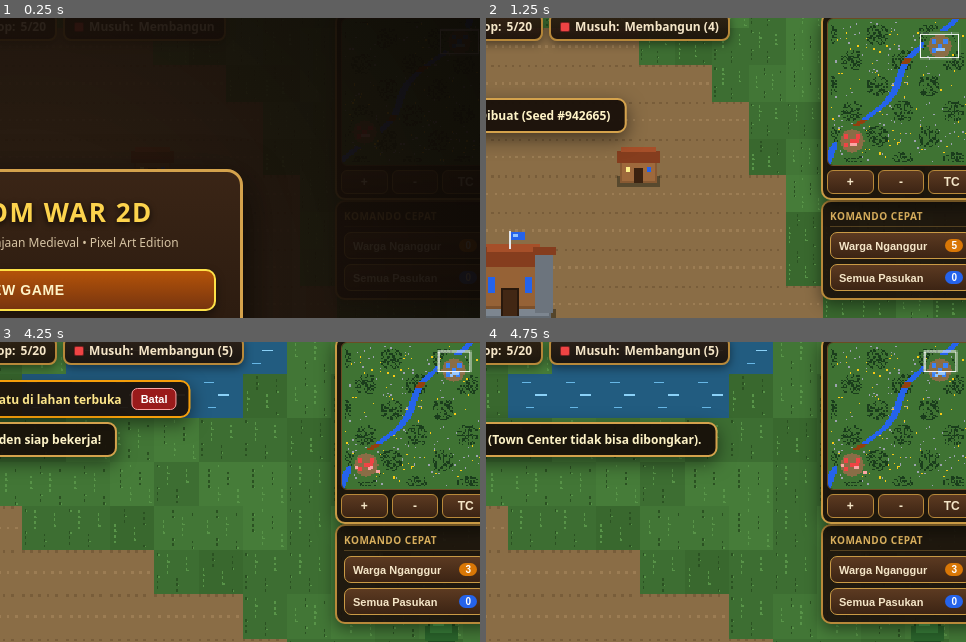
Above: before the commit, frames 1-4 (two rows, left to right).
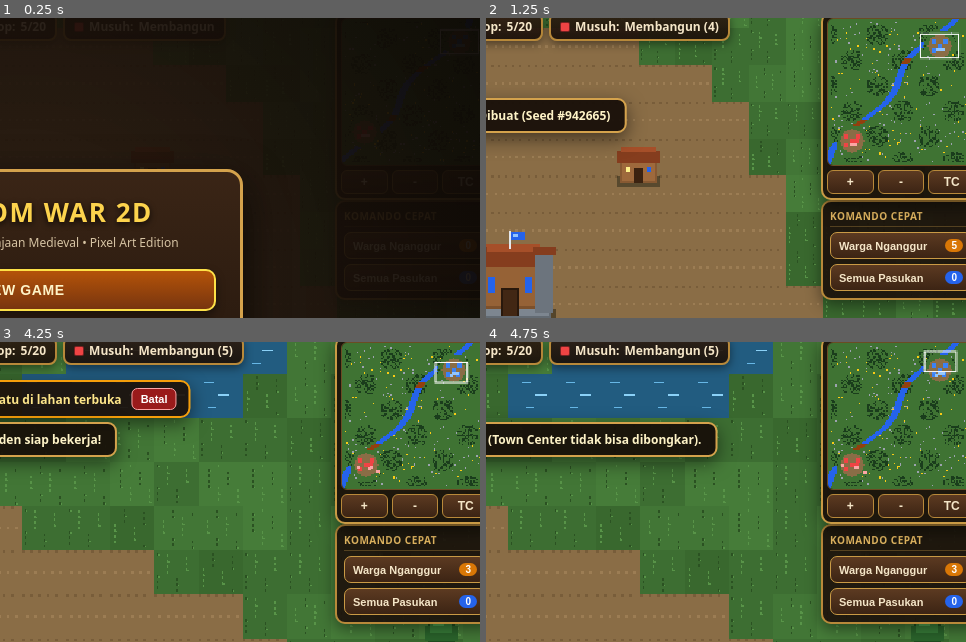
Above: after the commit, the same moments.

Repository: vexelkang-cell/gamepai
Game: browser game, page games/kingdom-war-2d/index.html
Same seed, same stepped clock (60 frames per second), same inputs: the game is played once before the commit and once after it.
Inputs (mouse positions are % of the whole screen's width and height, from its top left):
- Up to frame 1 (0.25 s): no input
- Up to frame 2 (1.25 s): click "NEW GAME" at 0.27 s; click (50, 60) at 1.07 s
- Up to frame 3 (4.25 s): click "+ Persawahan 60W" at 1.27 s; click (30, 40) at 1.67 s; click "+" at 1.87 s; press the mouse at (70, 35) at 2.27 s; release the mouse at (50, 30) at 2.4 s; click "TC" at 2.47 s; click (65, 70) at 2.87 s; click "Warga Nganggur 4" at 3.07 s; click (25, 75) at 3.47 s; click "+ Tembok Batu 25S" at 3.67 s; press the mouse at (50, 30) at 4.07 s; release the mouse at (40, 85) at 4.2 s
- Up to frame 4 (4.75 s): click "⌫ Bongkar Bangunan Tanpa refu…" at 4.27 s; click (80, 55) at 4.67 s
The pictures show only the part of the screen within x 48-98%, y 2-52%; the shares and areas given below are measured in that part.

Frames 1-2 are identical in both runs. In frame 3, 0.3% of the frame differs, in the area x 73-99%, y 2-43%; in frame 4, nothing differs.

Commit message:
Optimize minimap and viewport rendering

Diff:
--- a/games/kingdom-war-2d/index.html
+++ b/games/kingdom-war-2d/index.html
@@ -2809,6 +2809,8 @@
         this.waterFrame = 0;
         this.flagFrame = 0;
         this.uiRefreshTimer = 0;
+        // Minimap cukup diperbarui setiap 6 frame (sekitar 5–10 kali/detik).
+        this.minimapFrameCounter = 5;
 
         this.resources = {
           food: 500,
@@ -2872,6 +2874,7 @@
         this.playerTech = { gather: 0, swordsman: 0, archer: 0, cannon: 0 };
         this.activeResearch = null;
         this.alertPing = null;
+        this.minimapFrameCounter = 5;
         this.selectedEntities = [];
         this.projectiles = [];
         this.particles = [];
@@ -4139,23 +4142,32 @@
         ctx.scale(this.camera.zoom, this.camera.zoom);
         ctx.translate(-Math.floor(this.camera.x), -Math.floor(this.camera.y));
 
-        // Kumpulkan semua entitas yang berada di dalam viewport untuk Y-sorting
+        // Hitung batas viewport sekali saja, bukan untuk setiap objek.
+        const viewLeft = this.camera.x - 96;
+        const viewRight = this.camera.x + this.canvas.width / this.camera.zoom + 96;
+        const viewTop = this.camera.y - 96;
+        const viewBottom = this.camera.y + this.canvas.height / this.camera.zoom + 96;
+        const isVisible = (obj) =>
+          obj.x >= viewLeft && obj.x <= viewRight &&
+          obj.y >= viewTop && obj.y <= viewBottom;
+
+        // Kumpulkan entitas yang terlihat untuk Y-sorting.
         const visible = [];
         for (let i = 0; i < this.world.staticProps.length; i++) {
           const p = this.world.staticProps[i];
-          if (this.isPointOnScreen(p.x, p.y)) visible.push(p);
+          if (isVisible(p)) visible.push(p);
         }
         for (let i = 0; i < this.world.buildings.length; i++) {
           const b = this.world.buildings[i];
-          if (b.hp > 0 && this.isPointOnScreen(b.x, b.y)) visible.push(b);
+          if (b.hp > 0 && isVisible(b)) visible.push(b);
         }
         for (let i = 0; i < this.world.workers.length; i++) {
           const w = this.world.workers[i];
-          if (w.hp > 0 && this.isPointOnScreen(w.x, w.y)) visible.push(w);
+          if (w.hp > 0 && isVisible(w)) visible.push(w);
         }
         for (let i = 0; i < this.world.soldiers.length; i++) {
           const s = this.world.soldiers[i];
-          if (s.hp > 0 && this.isPointOnScreen(s.x, s.y)) visible.push(s);
+          if (s.hp > 0 && isVisible(s)) visible.push(s);
         }
 
         visible.sort((a, b) => a.y - b.y);
@@ -4163,7 +4175,7 @@
         // Lingkaran seleksi di bawah entitas yang dipilih
         for (let i = 0; i < this.selectedEntities.length; i++) {
           const sel = this.selectedEntities[i];
-          if (!sel || sel.hp <= 0 || !this.isPointOnScreen(sel.x, sel.y)) continue;
+          if (!sel || sel.hp <= 0 || !isVisible(sel)) continue;
           const rx = sel.type === "building" ? sel.tileW * 16 : 12;
           const ry = sel.type === "building" ? sel.tileH * 11 : 7;
           ctx.strokeStyle = sel.team === "enemy" ? "#ef4444" : "#4ade80";
@@ -4333,49 +4345,53 @@
           ctx.strokeRect(x, y, w, h);
         }
 
-        // 2. Minimap Real-time
-        const mctx = this.minimapCtx;
-        mctx.imageSmoothingEnabled = false;
-        mctx.drawImage(this.world.minimapBase, 0, 0);
-
-        for (const b of this.world.buildings) {
-          if (b.hp <= 0) continue;
-          mctx.fillStyle = b.team === "player" ? "#3b82f6" : "#ef4444";
-          mctx.fillRect(Math.floor(b.x / 32) - 1, Math.floor(b.y / 32) - 1, 3, 3);
-        }
-
-        for (const w of this.world.workers) {
-          if (w.hp <= 0) continue;
-          mctx.fillStyle = w.team === "player" ? "#93c5fd" : "#fca5a5";
-          mctx.fillRect(Math.floor(w.x / 32), Math.floor(w.y / 32), 2, 2);
-        }
-
-        for (const s of this.world.soldiers) {
-          if (s.hp <= 0) continue;
-          mctx.fillStyle = s.team === "player" ? "#60a5fa" : "#f87171";
-          mctx.fillRect(Math.floor(s.x / 32), Math.floor(s.y / 32), 2, 2);
-        }
-
-        // Alert ping berdenyut di minimap
-        if (this.alertPing) {
-          const px = Math.floor(this.alertPing.x / 32);
-          const py = Math.floor(this.alertPing.y / 32);
-          const rad = 4 + Math.sin(this.globalTime * 10) * 3;
-          mctx.strokeStyle = "#fef08a";
-          mctx.lineWidth = 1.5;
-          mctx.beginPath();
-          mctx.arc(px, py, rad, 0, Math.PI * 2);
-          mctx.stroke();
-        }
-
-        // Kotak viewport kamera di minimap
-        const vx = this.camera.x / 32;
-        const vy = this.camera.y / 32;
-        const vw = (this.canvas.width / this.camera.zoom) / 32;
-        const vh = (this.canvas.height / this.camera.zoom) / 32;
-        mctx.strokeStyle = "#ffffff";
-        mctx.lineWidth = 1;
-        mctx.strokeRect(vx, vy, vw, vh);
+        // 2. Minimap: pembaruan dibatasi setiap 6 frame agar tidak membebani
+        // proses render utama. Frame pertama setelah dunia dibuat tetap langsung digambar.
+        this.minimapFrameCounter++;
+        if (this.minimapFrameCounter >= 6) {
+          this.minimapFrameCounter = 0;
+          const mctx = this.minimapCtx;
+          mctx.imageSmoothingEnabled = false;
+          mctx.drawImage(this.world.minimapBase, 0, 0);
+
+          for (const b of this.world.buildings) {
+            if (b.hp <= 0) continue;
+            mctx.fillStyle = b.team === "player" ? "#3b82f6" : "#ef4444";
+            mctx.fillRect(Math.floor(b.x / 32) - 1, Math.floor(b.y / 32) - 1, 3, 3);
+          }
+
+          for (const w of this.world.workers) {
+            if (w.hp <= 0) continue;
+            mctx.fillStyle = w.team === "player" ? "#93c5fd" : "#fca5a5";
+            mctx.fillRect(Math.floor(w.x / 32), Math.floor(w.y / 32), 2, 2);
+          }
+
+          for (const s of this.world.soldiers) {
+            if (s.hp <= 0) continue;
+            mctx.fillStyle = s.team === "player" ? "#60a5fa" : "#f87171";
+            mctx.fillRect(Math.floor(s.x / 32), Math.floor(s.y / 32), 2, 2);
+          }
+
+          // Alert ping dan viewport kamera ikut diperbarui bersama minimap.
+          if (this.alertPing) {
+            const px = Math.floor(this.alertPing.x / 32);
+            const py = Math.floor(this.alertPing.y / 32);
+            const rad = 4 + Math.sin(this.globalTime * 10) * 3;
+            mctx.strokeStyle = "#fef08a";
+            mctx.lineWidth = 1.5;
+            mctx.beginPath();
+            mctx.arc(px, py, rad, 0, Math.PI * 2);
+            mctx.stroke();
+          }
+
+          const vx = this.camera.x / 32;
+          const vy = this.camera.y / 32;
+          const vw = (this.canvas.width / this.camera.zoom) / 32;
+          const vh = (this.canvas.height / this.camera.zoom) / 32;
+          mctx.strokeStyle = "#ffffff";
+          mctx.lineWidth = 1;
+          mctx.strokeRect(vx, vy, vw, vh);
+        }
       }
     }
 
